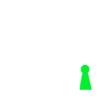
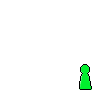
Layers edited between the first and the second 100 x 100 image:
removed layer "Transformation" over [79, 65, 92, 90]
painted on "Background" over [79, 64, 92, 90]
